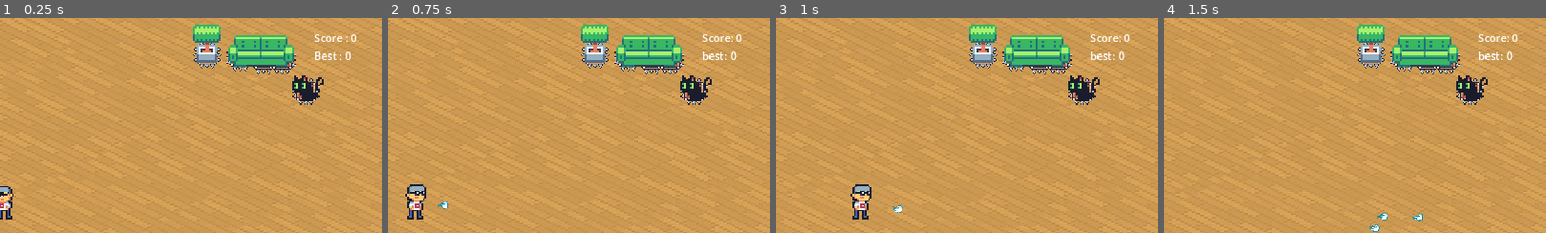
Above: before the commit, frames 1-4 (left to right).
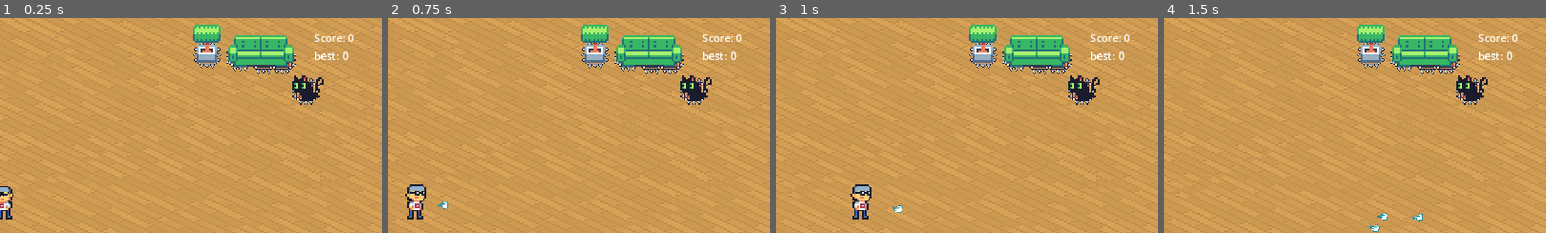
Above: after the commit, the same moments.

Repository: noahfraiture/undercoverUnicorns
Game: Godot game, scene res://level.tscn
Same seed, same stepped clock (60 frames per second), same inputs: the game is played once before the commit and once after it.
Inputs (mouse positions are % of the whole screen's width and height, from its top left):
- Up to frame 1 (0.25 s): no input
- Up to frame 2 (0.75 s): tap Enter (spawn) at 0.5 s; move the mouse to (72, 45) at 0.52 s; press the mouse at (72, 45) at 0.53 s; hold D (right) from 0.53 s (still down)
- Up to frame 3 (1 s): keep holding D (right)
- Up to frame 4 (1.5 s): move the mouse to (30, 55) at 1.27 s; release D (right) at 1.28 s; release the mouse at (30, 55) at 1.28 s; hold S (down) from 1.28 s (still down); tap Enter (spawn) at 1.35 s
The pictures show only the part of the screen within x 50-100%, y 0-50%; the shares and areas given below are measured in that part.

The runs differ from the first frame. In frame 1, 0.3% of the frame differs, in the area x 82-94%, y 7-20%; in frame 2, nothing differs; in frame 3, nothing differs; in frame 4, nothing differs.

Commit message:
Final update pyoupyou

Diff:
--- a/UnicornMiniGames/UnicornOffice_pyoupyou/HTTPRequest.gd
+++ b/UnicornMiniGames/UnicornOffice_pyoupyou/HTTPRequest.gd
@@ -16,7 +16,7 @@
 		if json_parse_result == OK:
 			var data_received = json.data
 			print(data_received)
-			ScoreLabel.best = max(data_received.result, ScoreLabel.best)
+			ScoreLabel.best = max(data_received.pyoupyou_score, ScoreLabel.best)
 		else:
 			get_parent().ready_to_close.emit()
 	else:
--- a/UnicornMiniGames/UnicornOffice_pyoupyou/ScoreLabel.gd
+++ b/UnicornMiniGames/UnicornOffice_pyoupyou/ScoreLabel.gd
@@ -7,4 +7,7 @@
 	if(asteroid.is_destroyed == 1):
 		score += 1
 	best = max(score, best)
+
+func _physics_process(delta):
+	best = max(score, best)
 	text = "Score: %d\nbest: %d" % [score, best]
--- a/UnicornMiniGames/UnicornOffice_pyoupyou/scenes/player.gd
+++ b/UnicornMiniGames/UnicornOffice_pyoupyou/scenes/player.gd
@@ -75,7 +75,7 @@
 func destroy():
 	var ScoreLabel = get_parent().get_node("ScoreLabel")
 	var headers = ["Content-Type: application/json"]
-	var json_string = "{\"score\": %s}" % ScoreLabel.score
+	var json_string = "{\"pyoupyou_score\": %s}" % ScoreLabel.score
 	$HTTPRequest.request("http://127.0.0.1:5000/receive_score", headers, HTTPClient.METHOD_POST, json_string)
 
 	# get_parent().httsend = true
Not shown, changed: website/flaskProject/static/pyoupyou/index.html
Not shown, changed: website/flaskProject/static/pyoupyou/index.js
Not shown, changed: website/flaskProject/static/pyoupyou/index.pck
Not shown, changed: website/flaskProject/static/pyoupyou/index.wasm
